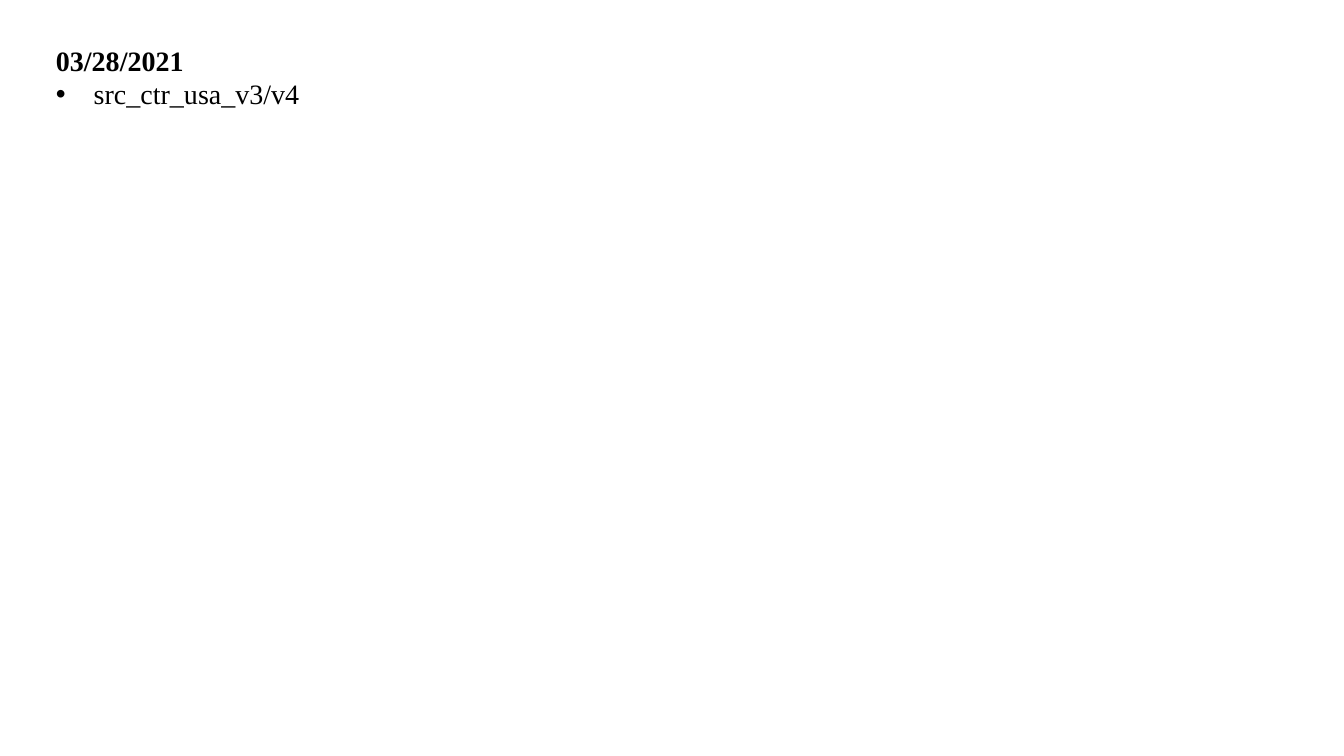
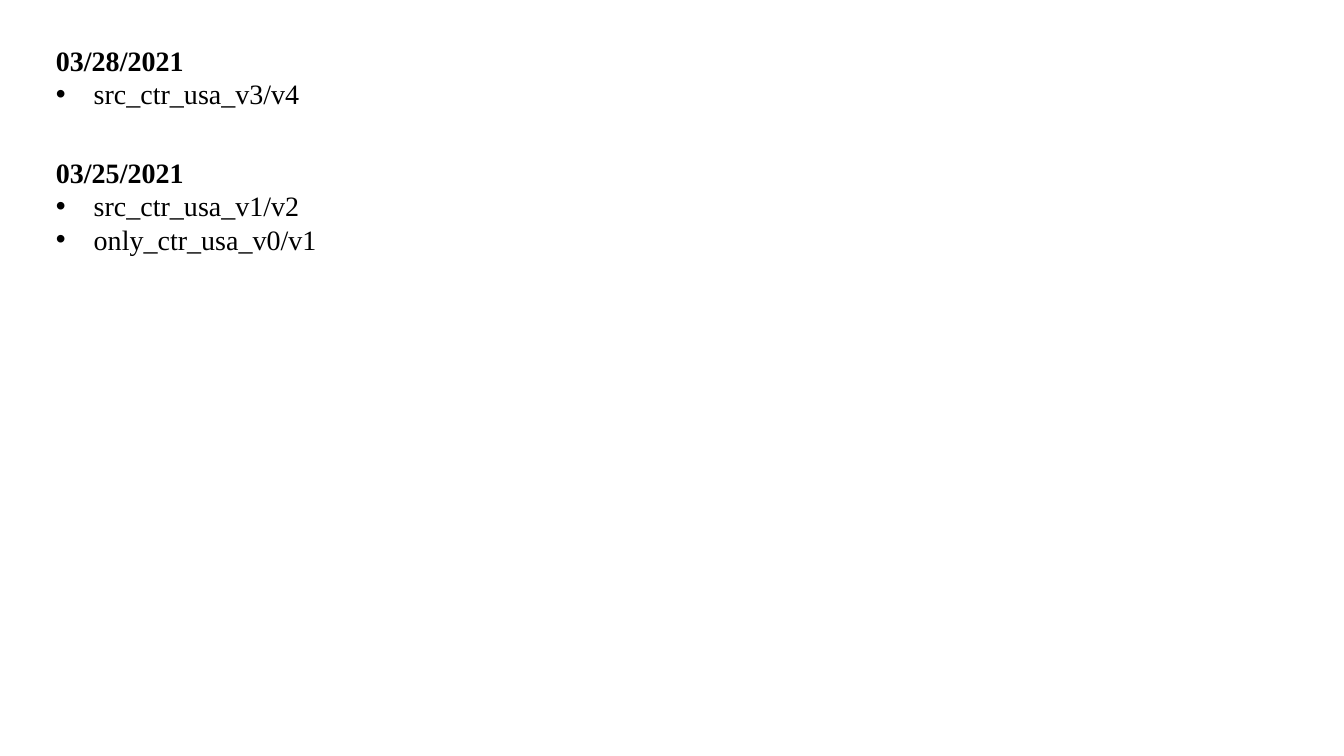
Before and after one commit to XYHC-MMDA/Multi-modal-Multi-task-DA, a slide deck: slide 7 of demo/latest.pptx (slide 4 before the commit). Drawn at 1344x756 pixels with LibreOffice and Linux fonts; fonts in the diff are those of the drawing. Boxes give left, top, right and bottom in pixels: in the first picture for what was removed or moved away, otherwise in the second. Text is boxed around its words. In the diff, an @@ line names an element or a change of style, - is before the commit and + after.

```diff
--- a/demo/latest.pptx
+++ b/demo/latest.pptx
@@ text added at (x1=56, y1=164, x2=317, y2=255), 20 pt, text #000000 @@
+03/25/2021
+• src_ctr_usa_v1/v2
+• only_ctr_usa_v0/v1
```
Also in this commit, not shown: 7 other slides changed, 4 slides added, 4 slides removed.
